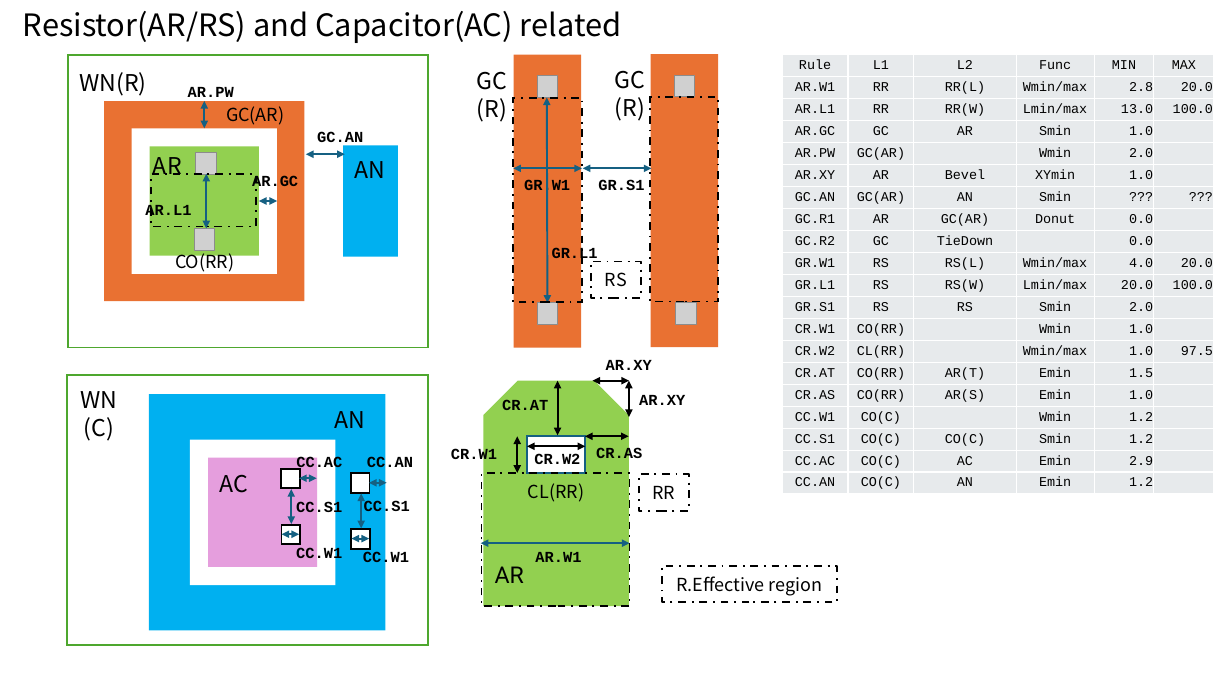
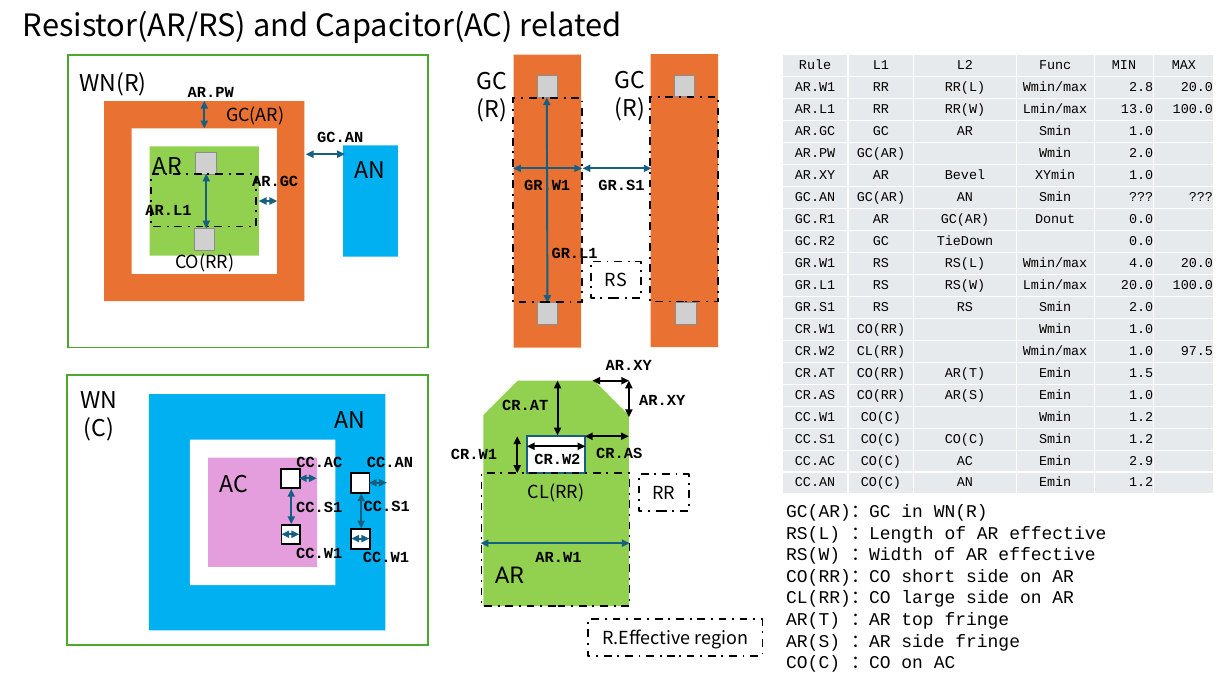
Before and after one commit to d-m-bailey/TR-1um, a slide deck: slide 7 of Document/TR-1um_DRC_summary.pptx. Drawn at 1232x693 pixels with LibreOffice and Linux fonts; fonts in the diff are those of the drawing; grey boxes stand for pictures. Boxes give left, top, right and bottom in pixels: in the first picture for what was removed or moved away, otherwise in the second. Text is boxed around its words. In the diff, an @@ line names an element or a change of style, - is before the commit and + after.

```diff
--- a/Document/TR-1um_DRC_summary.pptx
+++ b/Document/TR-1um_DRC_summary.pptx
@@ rectangle added at bbox=[777, 495, 1193, 679], fill #FFFFFF, 14 pt, text #000000 @@
+GC(AR)：GC in WN(R)
+RS(L) ：Length of AR effective
+RS(W) ：Width of AR effective
+CO(RR)：CO short side on AR
+CL(RR)：CO large side on AR
+AR(T) ：AR top fringe
+AR(S) ：AR side fringe
+CO(C) ：CO on AC
@@ rectangle "R.Effective region": place and size @@
-rectangle "R.Effective region" at bbox=[663, 567, 837, 603]
+rectangle "R.Effective region" at bbox=[588, 619, 762, 655]
```
Also in this commit, not shown: 9 other slides changed, 8 slides removed, 55 other files.
